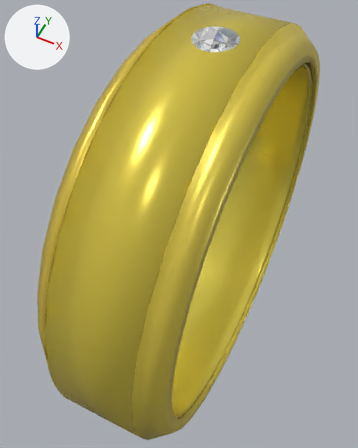
Renders of the glTF model imgs/ringchanfcompedra.glb from each side of a commit.
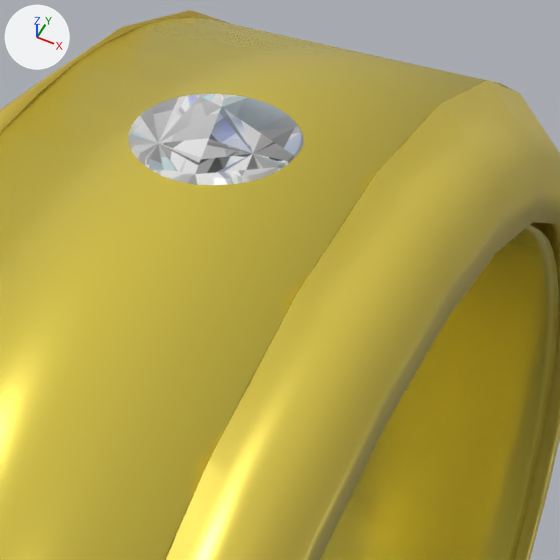
Each version appears first whole from a 50 mm camera at (0.772, -1.437, 1.752) aimed at (0.074, -0.043, 0.008), and next in a close-up on the part from 43% to 87% of the width and 0% to 35% of the height. The axes (+X, +Y, +Z) are drawn at upper left. The lights are the same throughout. Where no turn or scale is listed for an object, it has been applied to the vertices.

Script lines for the objects in view, before the commit:
```python
me_circle_005 = bpy.data.meshes.new('Circle.005')
me_circle_005.from_pydata(...)  # 3136 vertices, 6272 faces; spans x -0.08..0.43, y -0.94..0.94, z -0.94..0.95
# faces by material slot: [640, 256, 256, 5120]
me_circle_005.materials.append(mat_material_005)  # yellow #e7d34e
me_circle_005.materials.append(mat_material_002)  # yellow #e7d150
me_circle_005.materials.append(mat_material_003)  # yellow #e7cc4e
me_circle_005.materials.append(mat_material_006)  # yellow #e7d653
me_cone = bpy.data.meshes.new('Cone')
me_cone.from_pydata(...)  # 65 vertices, 126 faces; spans x -0.91..0.91, y -0.91..0.91, z -1.0..1.0
me_cone.materials.append(mat_material_007)  # picture img_diamante
ob_circle = bpy.data.objects.new('Circle', me_circle_005)
ob_circle.location = (0.0, 0.0, 0.0)
ob_cone = bpy.data.objects.new('Cone', me_cone)
ob_cone.location = (0.187, 0.001, 0.871)
ob_cone.rotation_euler = (0.0, 3.142, 0.0)  # degrees (0, 180, 0)
ob_cone.scale = (0.0974, 0.0974, 0.0686)
```
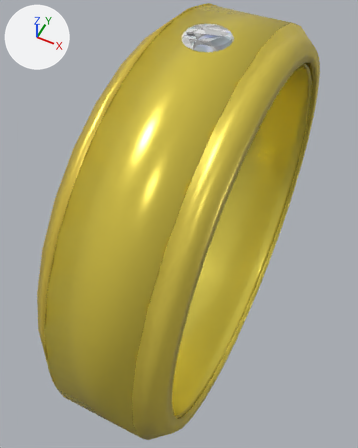
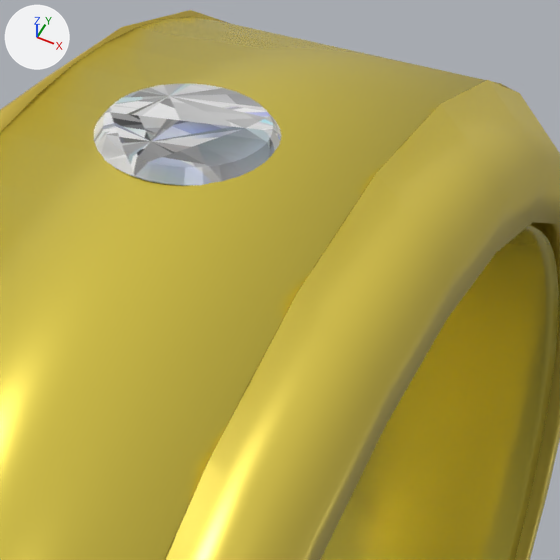
The newer file is also turned or shifted as a whole; pictures and numbers use the older file's frame.

Location of each change, [x1, y1, x2, y2] in pixels of the close-ups (560 x 560 px):
'Cone', moved, turned
    before: [128, 94, 304, 185]
    after: [94, 84, 281, 186]

Patch to the scene script:
```diff
--- a/imgs/ringchanfcompedra.glb.py
+++ b/imgs/ringchanfcompedra.glb.py
@@ ob_cone @@
 ob_cone = bpy.data.objects.new('Cone', me_cone)
-ob_cone.location = (0.187, 0.001, 0.871)
-ob_cone.rotation_euler = (0.0, 3.142, 0.0)  # degrees (0, 180, 0)
+ob_cone.location = (0.161, -0.004, 0.878)
+ob_cone.rotation_euler = (0.0, 3.142, -1.571)  # degrees (0, 180, -90)
 ob_cone.scale = (0.0974, 0.0974, 0.0686)
```
